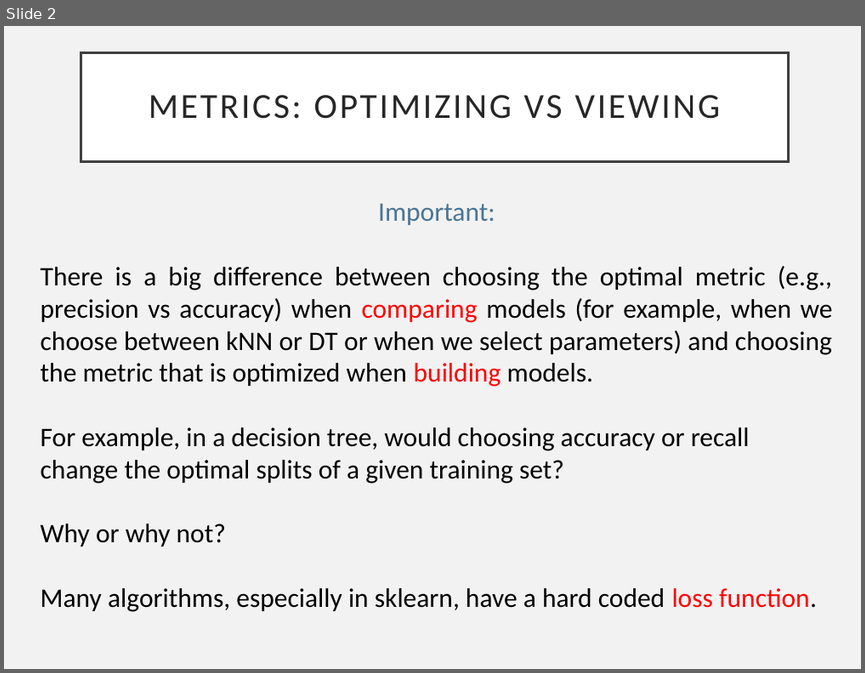
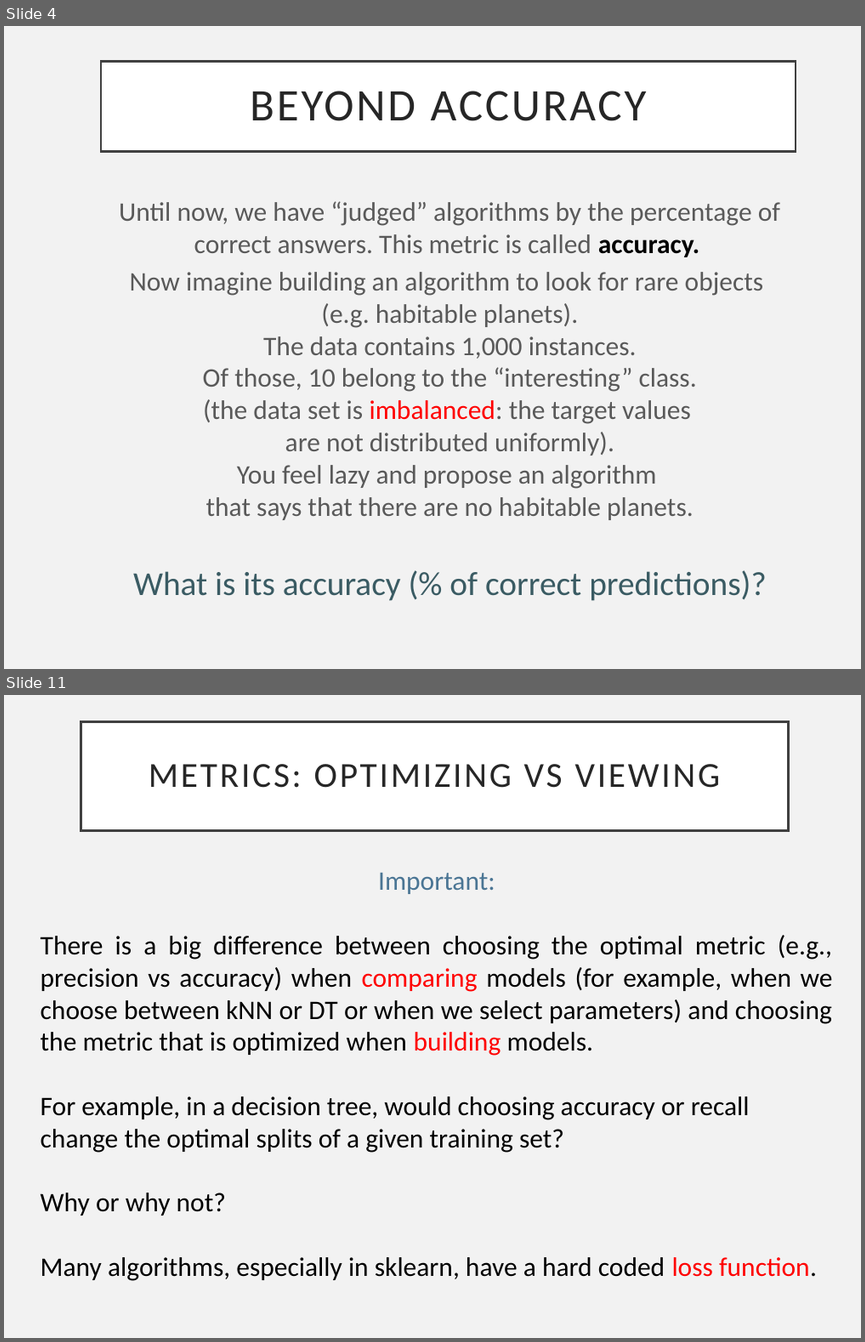
Before and after one commit to VaticanObsSummerSchool2023/lectures, a slide deck: VOSS_Diagnostics.pptx. Shown one above the other, each under a label of ours: slide 2 before the commit, slides 4 and 11 after it; the slides between them are not shown. The pictures are 865x673 and 865x1342 pixels, drawn with LibreOffice and Linux fonts; fonts in the diff are those of the drawing. Boxes give left, top, right and bottom in pixels: in the first picture for what was removed or moved away, otherwise in the second. Text is boxed around its words. In the diff, an @@ line names an element or a change of style, - is before the commit and + after.

```diff
--- a/VOSS_Diagnostics.pptx
+++ b/VOSS_Diagnostics.pptx
@@ slide 4 added at (4, 26, 861, 669), background #F2F2F2 @@
@@ title added at (101, 61, 795, 151), fill #FFFFFF, outline #404040 2.5 pt, 54 pt, text #262626 @@
+BEYOND ACCURACY
@@ text added at (119, 201, 780, 601), 32 pt, text #595959 @@
+Until now, we have “judged” algorithms by the percentage of correct answers. This metric is called accuracy.
+Now imagine building an algorithm to look for rare objects
+(e.g. habitable planets).
+The data contains 1,000 instances.
+Of those, 10 belong to the “interesting” class.
+(the data set is imbalanced: the target values
+are not distributed uniformly).
+You feel lazy and propose an algorithm
+that says that there are no habitable planets.
+What is its accuracy (% of correct predictions)?
@@ what was slide 2 is now slide 11 @@
```
Also in this commit, not shown: 18 other slides added, 1 other file.
